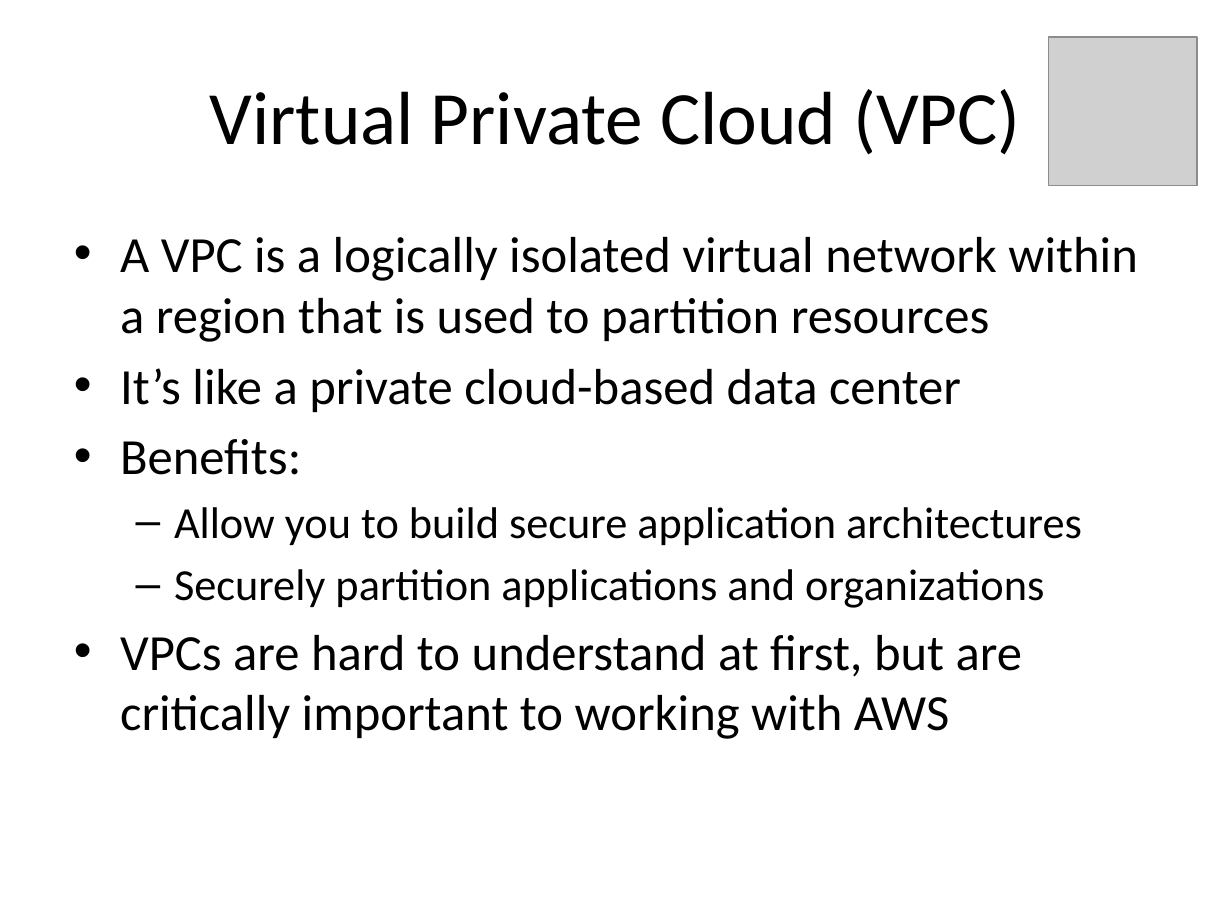
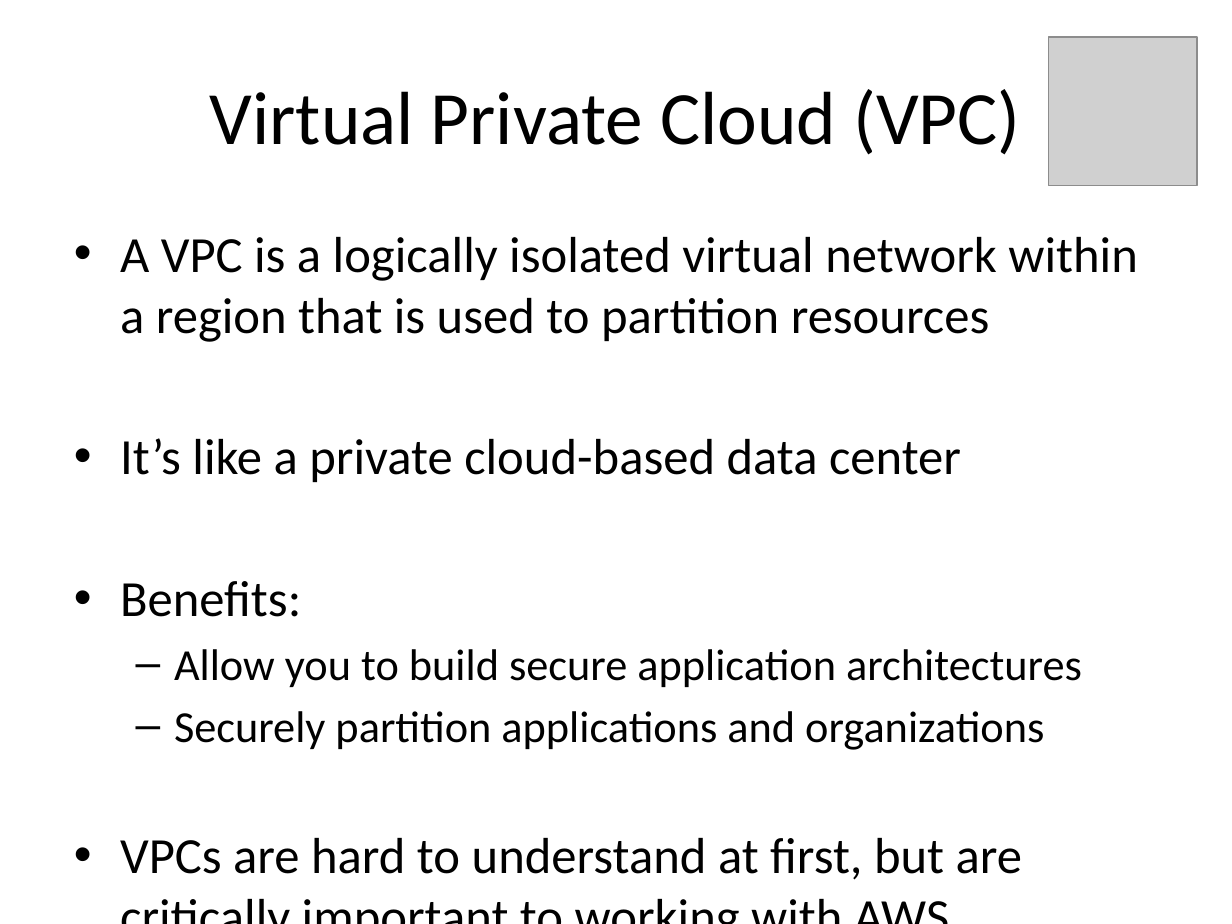
Before and after one commit to jasondbaker/infrastructure-class, a slide deck: slide 11 of infrastructure-week-5.pptx. Drawn at 1232x924 pixels with LibreOffice and Linux fonts; fonts in the diff are those of the drawing; grey boxes stand for pictures. Boxes give left, top, right and bottom in pixels: in the first picture for what was removed or moved away, otherwise in the second. Text is boxed around its words. In the diff, an @@ line names an element or a change of style, - is before the commit and + after.

```diff
--- a/infrastructure-week-5.pptx
+++ b/infrastructure-week-5.pptx
@@ text "A VPC is a logically ..." rewrapped from (120, 237, 1137, 739) to (120, 237, 1137, 880) @@
```
Also in this commit, not shown: 17 other slides changed, 1 other file.
